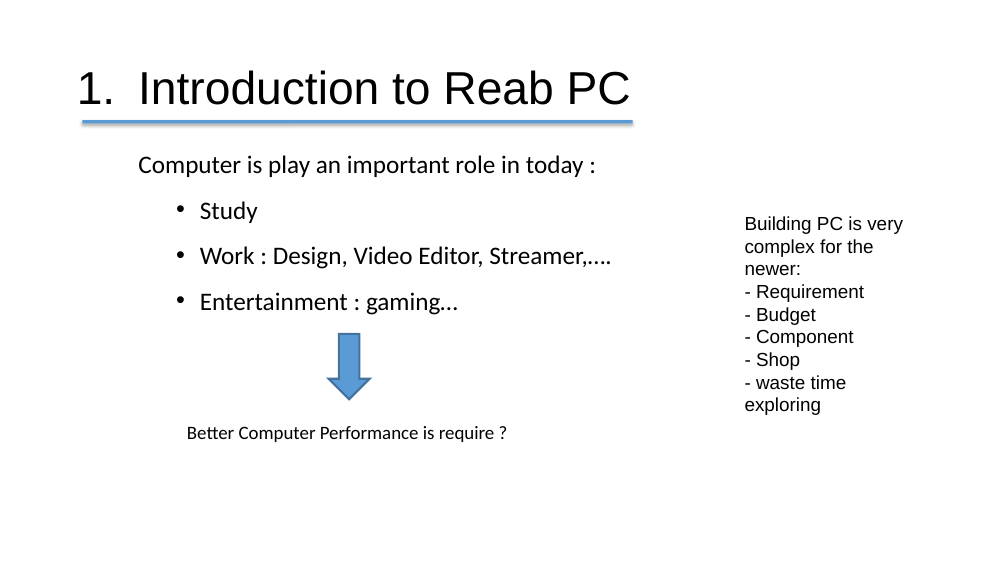
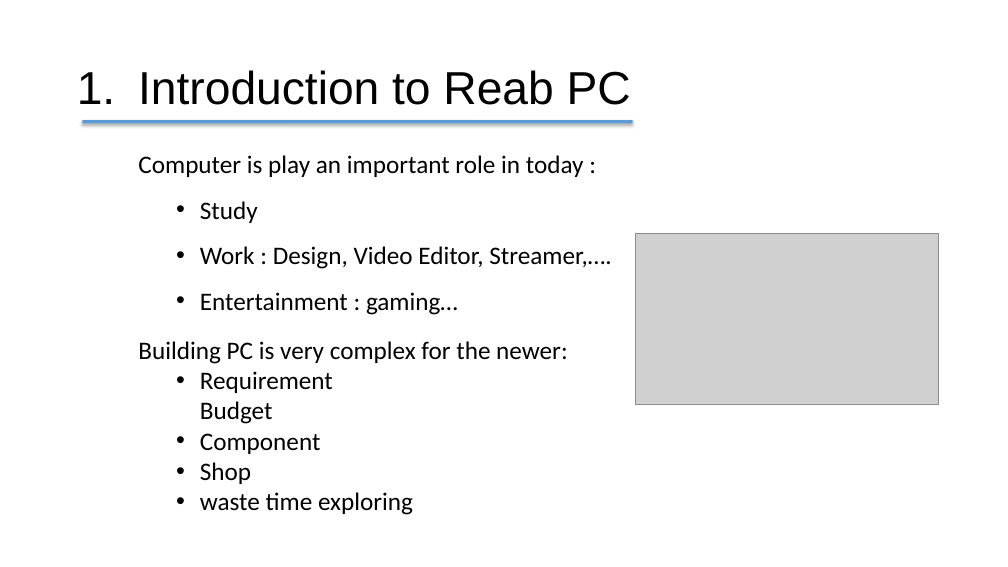
Before and after one commit to TithSambath/Web-Project-Y3, a slide deck: slide 3 of Presentation1.pptx. Drawn at 1008x567 pixels with LibreOffice and Linux fonts; fonts in the diff are those of the drawing; grey boxes stand for pictures. Boxes give left, top, right and bottom in pixels: in the first picture for what was removed or moved away, otherwise in the second. Text is boxed around its words. In the diff, an @@ line names an element or a change of style, - is before the commit and + after.

```diff
--- a/Presentation1.pptx
+++ b/Presentation1.pptx
@@ picture added at (636, 234, 939, 405) @@
@@ text "Building PC is very complex ...": place and size @@
-text "Building PC is very complex ..." at (745, 216, 903, 415)
+text "Building PC is very complex ..." at (138, 341, 567, 515)
@@ text at (138, 341, 567, 364): size 18 to 24 pt, font Arial to Calibri in "Building PC is very complex for the ..." @@
@@ right arrow removed at (329, 334, 370, 399) @@
@@ text at (200, 371, 413, 515): text changed; size 18 to 24 pt; font Arial to Calibri @@
-- Requirement
-- Budget
-- Component
-- Shop
-- waste time exploring
+  • Requirement
+    Budget
+  • Component
+  • Shop
+  • waste time exploring
@@ text removed at (187, 426, 495, 442) @@
-Better Computer Performance is require ?
```
Also in this commit, not shown: 5 other slides changed.
